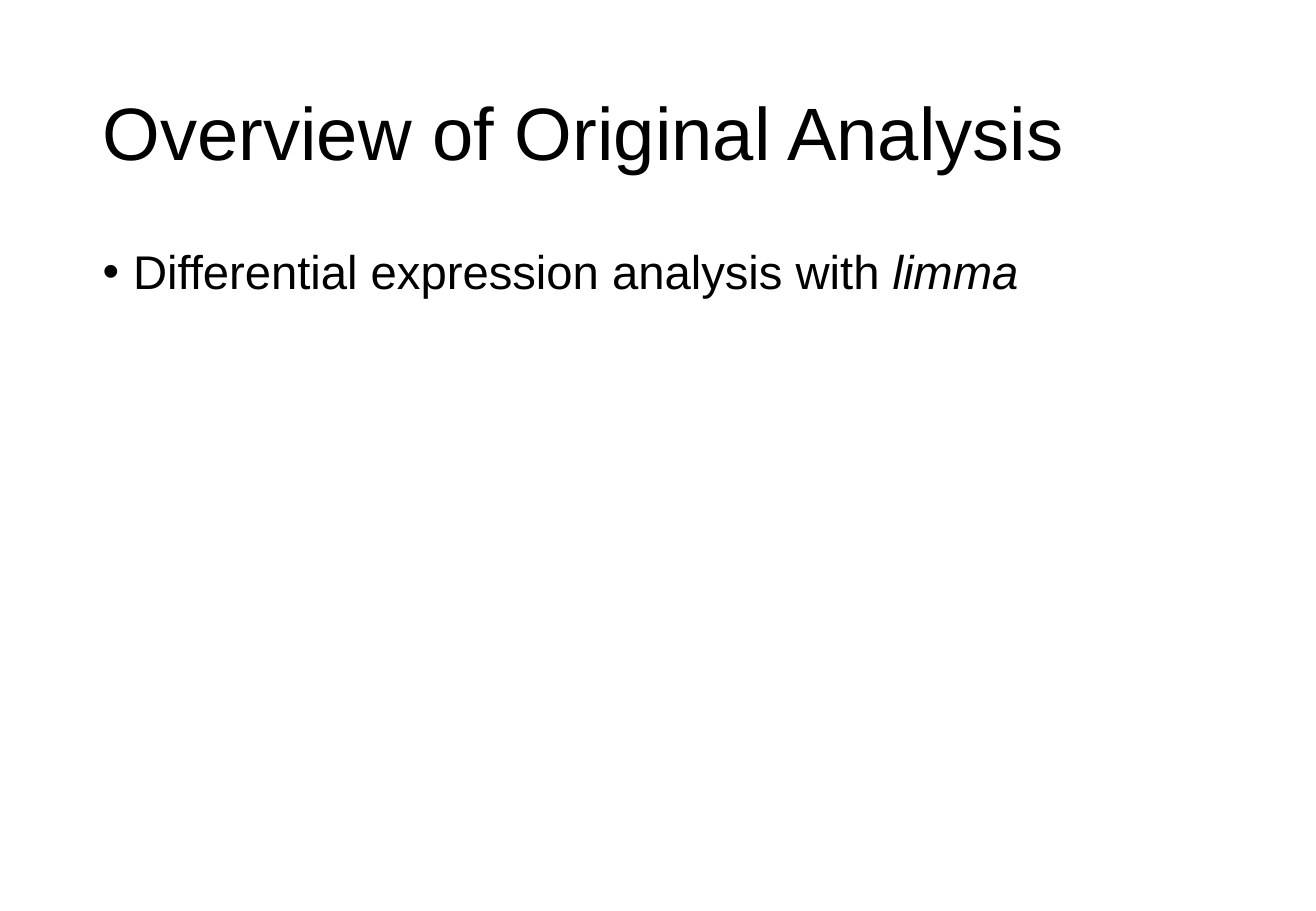
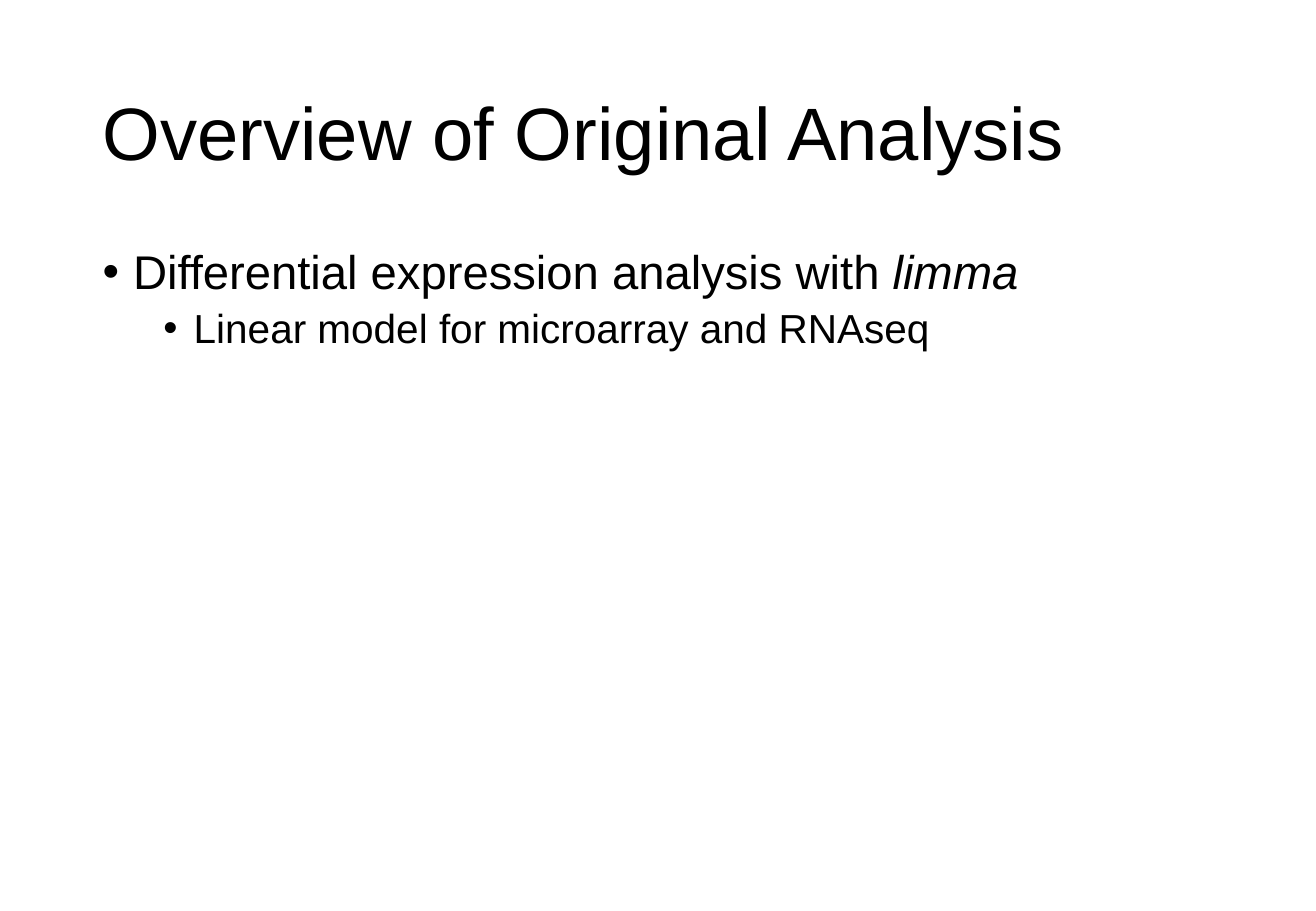
Before and after one commit to kkchau/NACEP-Analysis-of-Prostate-Cancer-Cells, a slide deck: slide 2 of ppt/Presentation.pptx. Drawn at 1316x911 pixels with LibreOffice and Linux fonts; fonts in the diff are those of the drawing. Boxes give left, top, right and bottom in pixels: in the first picture for what was removed or moved away, otherwise in the second. Text is boxed around its words. In the diff, an @@ line names an element or a change of style, - is before the commit and + after.

```diff
--- a/ppt/Presentation.pptx
+++ b/ppt/Presentation.pptx
@@ text at (194, 313, 930, 350): paragraph added @@
+  • Linear model for microarray and RNAseq
```
Also in this commit, not shown: 2 other slides changed, 1 slide added, 5 other files.
